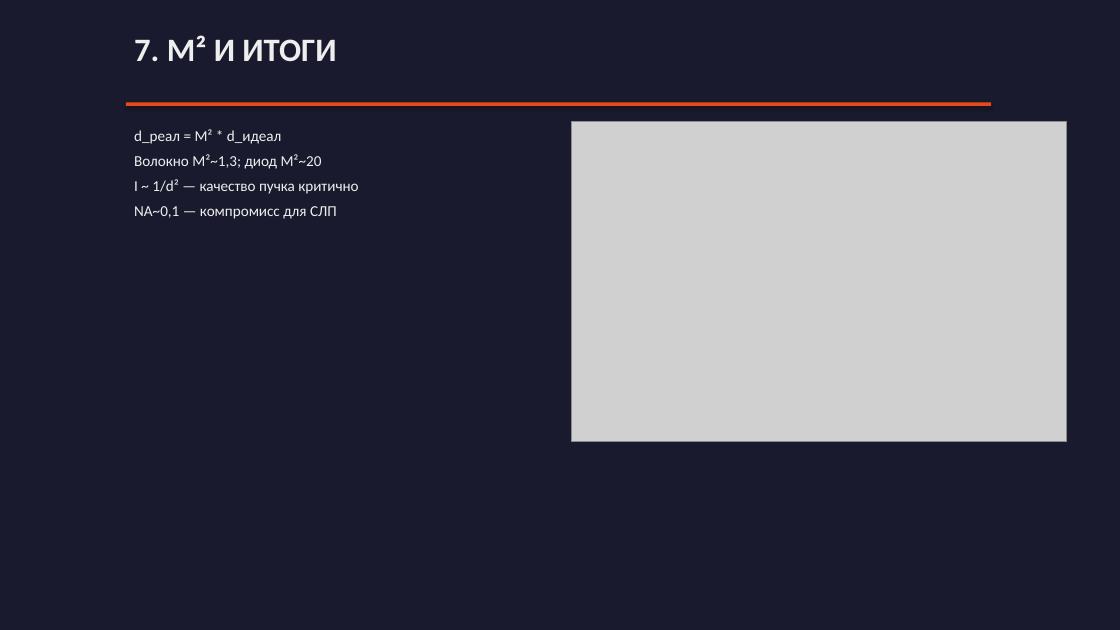
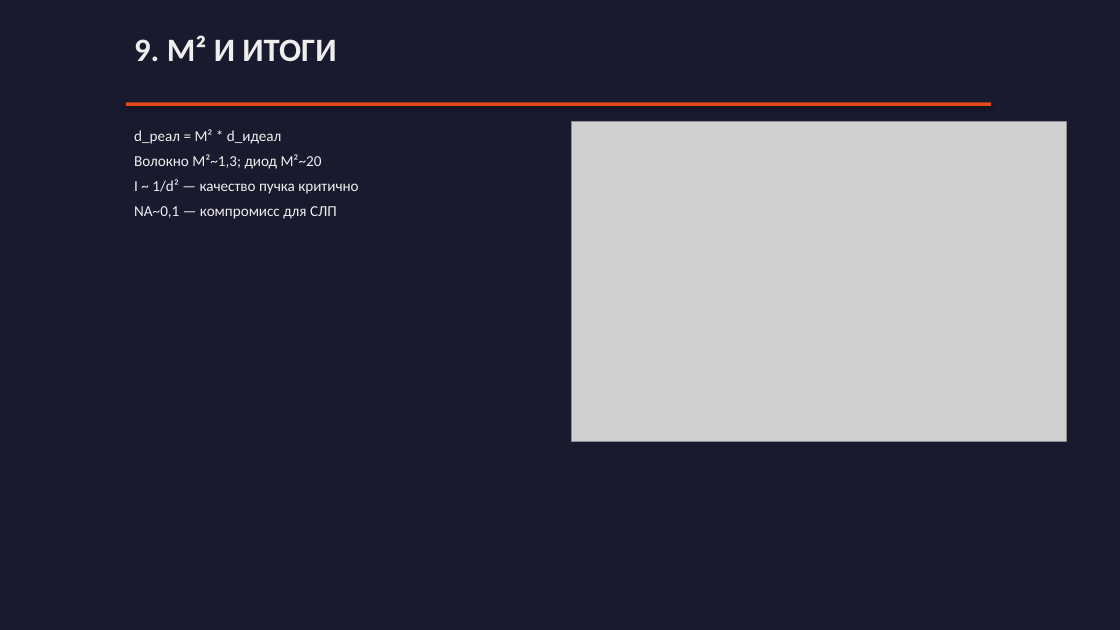
Before and after one commit to Evgeniy-makdak/Lecture-5, a slide deck: slide 9 of Лекция_5_Геометрическая_оптика.pptx (slide 7 before the commit). Drawn at 1120x630 pixels with LibreOffice and Linux fonts; fonts in the diff are those of the drawing; grey boxes stand for pictures. Boxes give left, top, right and bottom in pixels: in the first picture for what was removed or moved away, otherwise in the second. Text is boxed around its words. In the diff, an @@ line names an element or a change of style, - is before the commit and + after.

```diff
--- a/Лекция_5_Геометрическая_оптика.pptx
+++ b/Лекция_5_Геометрическая_оптика.pptx
@@ text at [134, 35, 336, 61]: text changed @@
-7. M² И ИТОГИ
+9. M² И ИТОГИ
```
Also in this commit, not shown: 4 other slides changed, 4 slides added, 2 slides removed, 4 other files.
